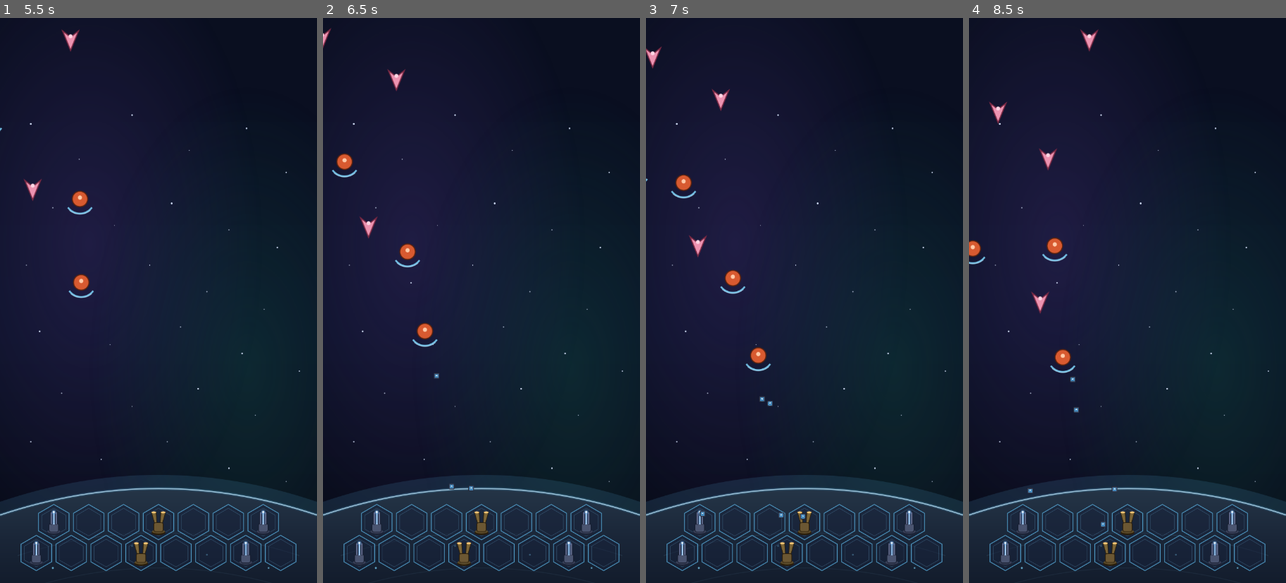
Above: before the commit, frames 1-4 (left to right).
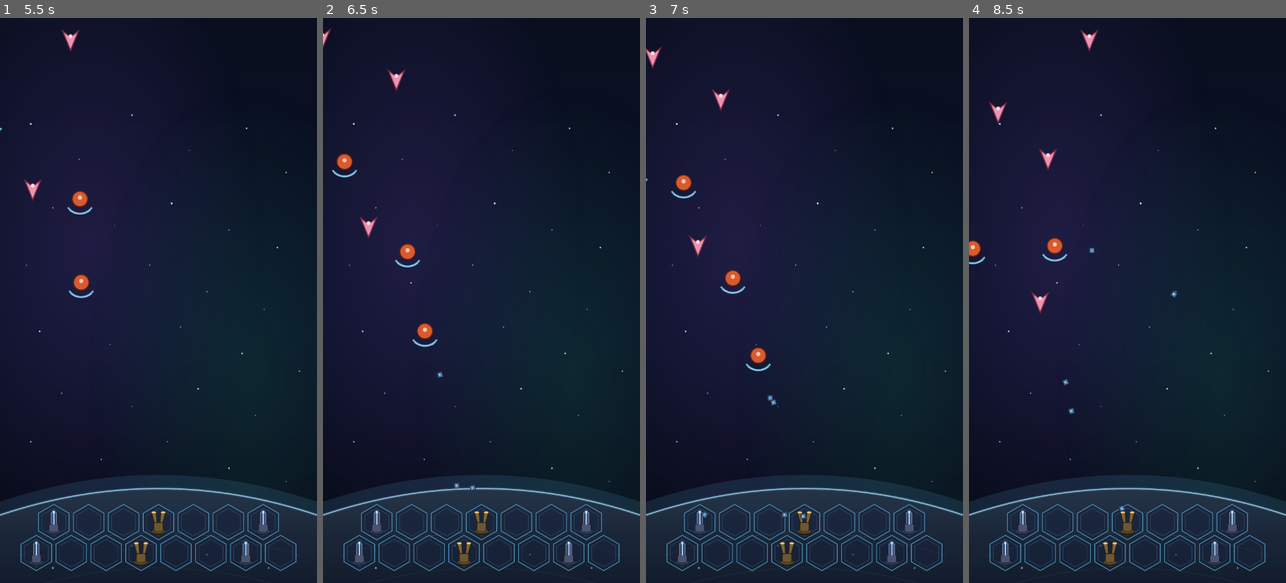
Above: after the commit, the same moments.

Repository: CedThen/space-defense
Game: Godot game, scene res://scenes/game/battle.tscn
Two runs of this game, one before a commit and one after it. Both use one fixed random seed, a clock stepped at 60 frames per second and the inputs below. Before the commit the project has no main scene; this scene is started directly in both runs. The engine's default icon, where the game draws it, is replaced by a stand-in: a white triangle on a blue panel in a dark square.
Inputs:
- Up to frame 1 (5.5 s): tap Enter at 0.5 s; tap Space at 1.25 s
- Up to frame 2 (6.5 s): no input
- Up to frame 3 (7 s): no input
- Up to frame 4 (8.5 s): no input

Frame 1 is identical in both runs. In frame 2, less than 0.1% of the frame differs, in the area x 35-49%, y 62-84%; in frame 3, 0.1%; in frame 4, 0.3%, in the area x 18-66%, y 40-90%.

Commit message:
Rework projectiles to collision-based; add shot leading
- Projectile is now an Area2D: launched with direction/damage/speed, flies straight, damages the first enemy it overlaps (area_entered), despawns off-screen. No homing/target.
- projectile_speed moved onto StructureDef
- Structure leads the target (first-order intercept using enemy velocity); Enemy exposes get_velocity()

Co-Authored-By: Claude Opus 4.8 <noreply@anthropic.com>

Diff:
--- a/project.godot
+++ b/project.godot
@@ -11,6 +11,7 @@
 [application]
 
 config/name="SpaceDefense"
+run/main_scene="uid://2ywxx853l2d3"
 config/features=PackedStringArray("4.6", "Mobile")
 config/icon="res://icon.svg"
 
@@ -30,6 +31,7 @@
 
 enemies=""
 base=""
+projectiles=""
 
 [physics]
 
--- a/scenes/game/battle.tscn
+++ b/scenes/game/battle.tscn
@@ -61,3 +61,5 @@
 
 [node name="CollisionPolygon2d" type="CollisionPolygon2D" parent="Base" unique_id=884801656]
 polygon = PackedVector2Array(0, 1280, 0, 1124, 88, 1100, 205, 1076, 306, 1067, 405, 1065, 496, 1075, 585, 1088, 660, 1105, 719, 1126, 719, 1280)
+
+[node name="Projectiles" type="Node2D" parent="." unique_id=1718105680 groups=["projectiles"]]
--- a/scenes/game/projectile.tscn
+++ b/scenes/game/projectile.tscn
@@ -3,9 +3,15 @@
 [ext_resource type="Script" uid="uid://di15wntd1vp0p" path="res://scripts/game/projectile.gd" id="1_u1cto"]
 [ext_resource type="Texture2D" uid="uid://bayaqglxwy0de" path="res://icon.svg" id="2_mdtbv"]
 
-[node name="Projectile" type="Node2D" unique_id=1954645381]
+[sub_resource type="CircleShape2D" id="CircleShape2D_u1cto"]
+radius = 7.071068
+
+[node name="Projectile" type="Area2D" unique_id=1331424559]
 script = ExtResource("1_u1cto")
 
 [node name="Sprite2D" type="Sprite2D" parent="." unique_id=963340108]
 scale = Vector2(0.1, 0.1)
 texture = ExtResource("2_mdtbv")
+
+[node name="CollisionPolygon2D" type="CollisionShape2D" parent="." unique_id=1117520498]
+shape = SubResource("CircleShape2D_u1cto")
--- a/scripts/game/enemy.gd
+++ b/scripts/game/enemy.gd
@@ -13,6 +13,9 @@
 var _velocity: Vector2
 
 signal died
+
+func get_velocity() -> Vector2:
+	return _velocity
 
 func _ready() -> void:
 	hp = def.max_hp
--- a/scripts/game/projectile.gd
+++ b/scripts/game/projectile.gd
@@ -1,25 +1,26 @@
 class_name Projectile
-extends Node2D
+extends Area2D
 
-## Homes on a target enemy until it hits or the target is gone.
-## Straight-line / AoE variants come later (that version would be an Area2D).
+## Dumb straight-line projectile: launched with a direction, damage, and speed.
+## Flies until it overlaps any enemy or leaves the screen. No homing, no target.
 
-@export var speed: float = 400.0
-
-var _target: Node2D
+var _velocity: Vector2
 var _damage: float
 
-func setup(target: Node2D, damage: float) -> void:
-	_target = target
+func _ready() -> void:
+	area_entered.connect(_on_area_entered)
+
+func launch(direction: Vector2, damage: float, speed: float) -> void:
+	_velocity = direction.normalized() * speed
 	_damage = damage
+	rotation = _velocity.angle()   # face travel direction; drop if the sprite is round
 
-func _process(delta: float) -> void:
-	if not is_instance_valid(_target):
+func _physics_process(delta: float) -> void:
+	global_position += _velocity * delta
+	if not get_viewport_rect().has_point(global_position):
 		queue_free()
-		return
-	var dir := (_target.global_position - global_position).normalized()
-	global_position += dir * speed * delta
-	if global_position.distance_to(_target.global_position) < 8.0:
-		if _target.has_method("take_damage"):
-			_target.take_damage(_damage)
+
+func _on_area_entered(area: Area2D) -> void:
+	if area.has_method("take_damage"):
+		area.take_damage(_damage)
 		queue_free()
--- a/scripts/game/structure.gd
+++ b/scripts/game/structure.gd
@@ -37,19 +37,19 @@
 			nearest = enemy
 	return nearest
 
-#func _fire(target: Node2D) -> void:
-	#if def.projectile_scene == null:
-		#return
-	#var p := def.projectile_scene.instantiate() as Projectile
-	#get_tree().current_scene.add_child(p)
-	#p.global_position = global_position
-	#p.damage = def.damage
-	#p.launch(target.global_position - global_position)
-
 func _fire(target: Node2D) -> void:
 	if def.projectile_scene == null:
 		return
 	var p := def.projectile_scene.instantiate() as Projectile
-	get_tree().current_scene.add_child(p)
+	var parent := get_tree().get_first_node_in_group("projectiles")
+	(parent if parent else get_tree().current_scene).add_child(p)
 	p.global_position = global_position
-	p.setup(target, def.damage)
+	p.launch(_aim_at(target), def.damage, def.projectile_speed)
+
+# First-order lead: aim where the target will be by the time the shot reaches it.
+func _aim_at(target: Node2D) -> Vector2:
+	var target_vel := Vector2.ZERO
+	if target is Enemy:
+		target_vel = (target as Enemy).get_velocity()
+	var t := global_position.distance_to(target.global_position) / def.projectile_speed
+	return (target.global_position + target_vel * t) - global_position
--- a/scripts/resources/structure_def.gd
+++ b/scripts/resources/structure_def.gd
@@ -11,3 +11,4 @@
 @export var fire_rate: float = 1.0  # shots per second
 @export var damage: float = 10.0
 @export var projectile_scene: PackedScene
+@export var projectile_speed: float = 400.0
Not shown, changed: docs/ARCHITECTURE.md
Not shown, changed: docs/Plan.md
